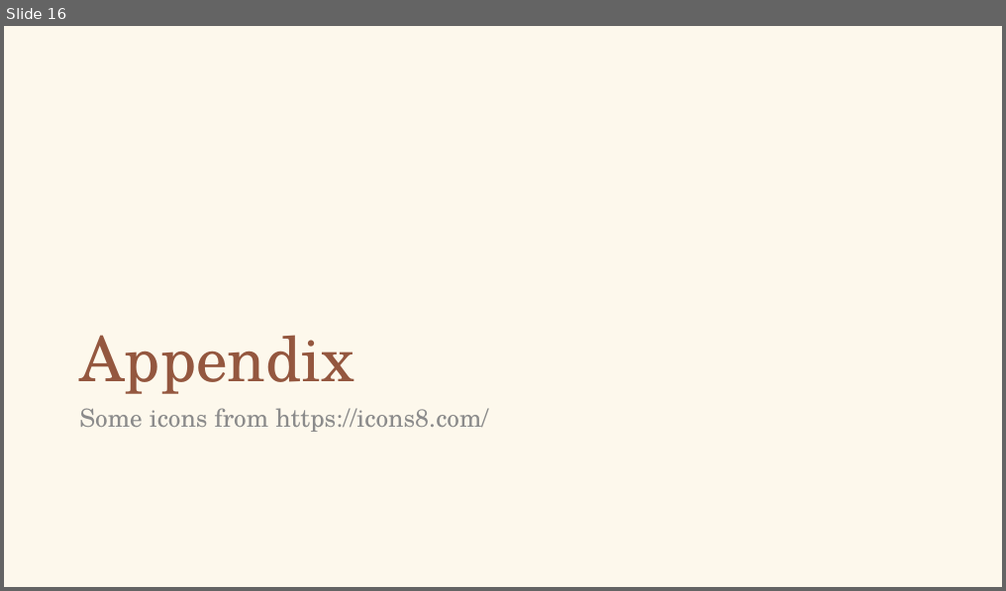
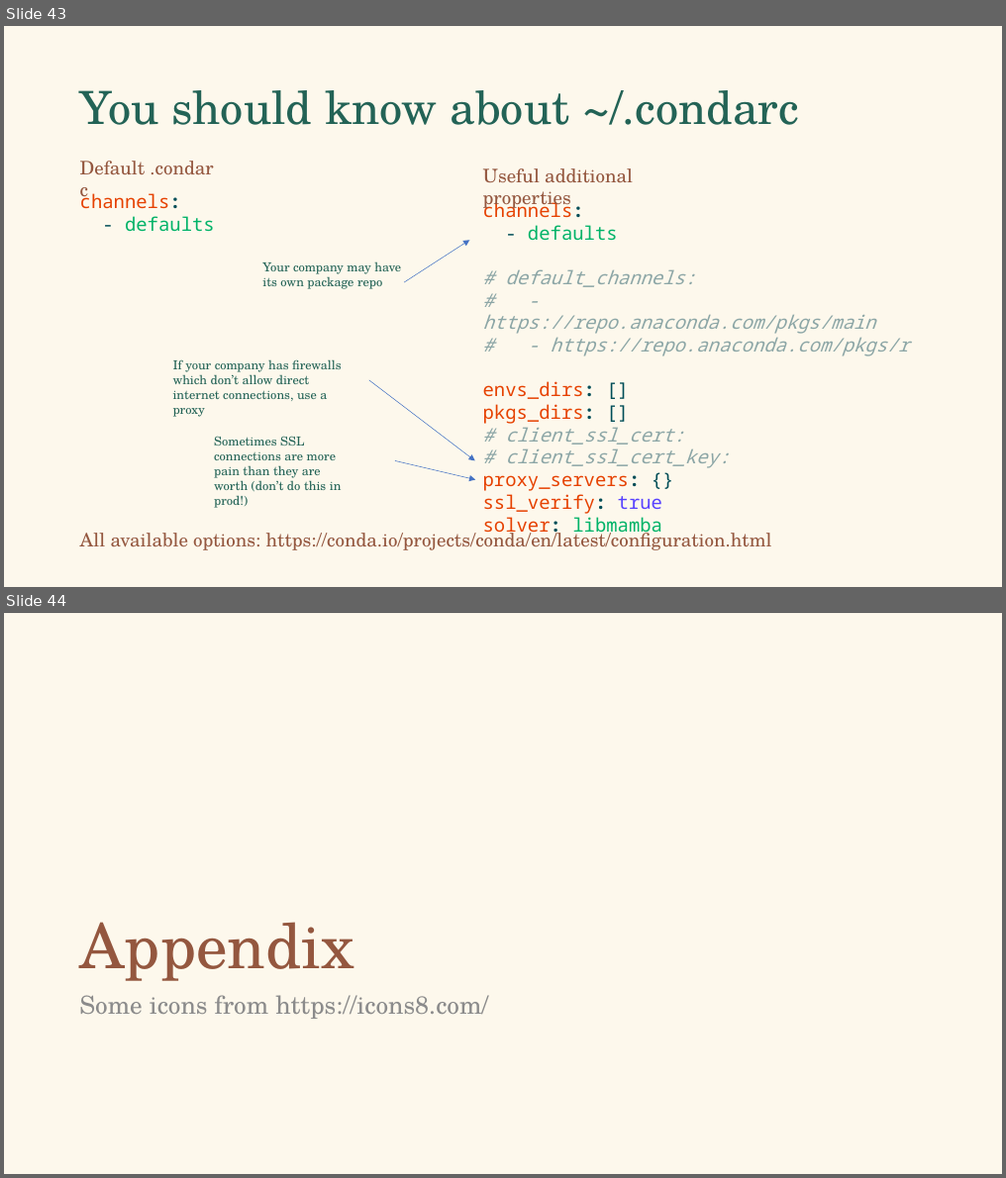
Before and after one commit to falconair/ProgrammingForAnalytics, a slide deck: lectures/080_env_pkg_management/Python environment and package management.pptx. Shown one above the other, each under a label of ours: slide 16 before the commit, slides 43 and 44 after it. The pictures are 1006x591 and 1006x1178 pixels, drawn with LibreOffice and Linux fonts; fonts in the diff are those of the drawing. Boxes give left, top, right and bottom in pixels: in the first picture for what was removed or moved away, otherwise in the second. Text is boxed around its words. In the diff, an @@ line names an element or a change of style, - is before the commit and + after.

```diff
--- a/lectures/080_env_pkg_management/Python environment and package management.pptx
+++ b/lectures/080_env_pkg_management/Python environment and package management.pptx
@@ slide 43 added at bbox=[4, 26, 1002, 587], background #FDF8EC @@
@@ title added at bbox=[80, 90, 799, 125], 44 pt, text #236356 @@
+You should know about ~/.condarc
@@ text added at bbox=[80, 161, 146, 175], 18 pt, text #94573F @@
+Default .condarc
@@ text added at bbox=[483, 169, 633, 211], 18 pt, text #94573F @@
+Useful additional properties
@@ text added at bbox=[80, 191, 215, 232], 18 pt, text #E64100 @@
+channels:
+- defaults
@@ text added at bbox=[483, 199, 910, 514], 18 pt, text #8CA6A6, italic @@
+channels:
+- defaults
+# default_channels:
+# - https://repo.anaconda.com/pkgs/main
+# - https://repo.anaconda.com/pkgs/r
+envs_dirs: []
+pkgs_dirs: []
+# client_ssl_cert:
+# client_ssl_cert_key:
+proxy_servers: {}
+ssl_verify: true
+solver: libmamba
@@ text added at bbox=[262, 262, 401, 289], 12 pt, text #236356 @@
+Your company may have its own package repo
@@ arrow added from (405, 282) to (469, 240), #4472C4 0.5 pt @@
@@ text added at bbox=[173, 360, 342, 417], 12 pt, text #236356 @@
+If your company has firewalls which don’t allow direct internet connections, use a proxy
@@ arrow added from (369, 380) to (475, 461), #4472C4 0.5 pt @@
@@ text added at bbox=[214, 436, 342, 508], 12 pt, text #236356 @@
+Sometimes SSL connections are more pain than they are worth (don’t do this in prod!)
@@ arrow added from (395, 461) to (475, 480), #4472C4 0.5 pt @@
@@ text added at bbox=[80, 528, 772, 551], 18 pt, text #94573F @@
+All available options: https://conda.io/projects/conda/en/latest/configuration.html
@@ what was slide 16 is now slide 44 @@
```
Also in this commit, not shown: 5 slides changed, 29 other slides added.
